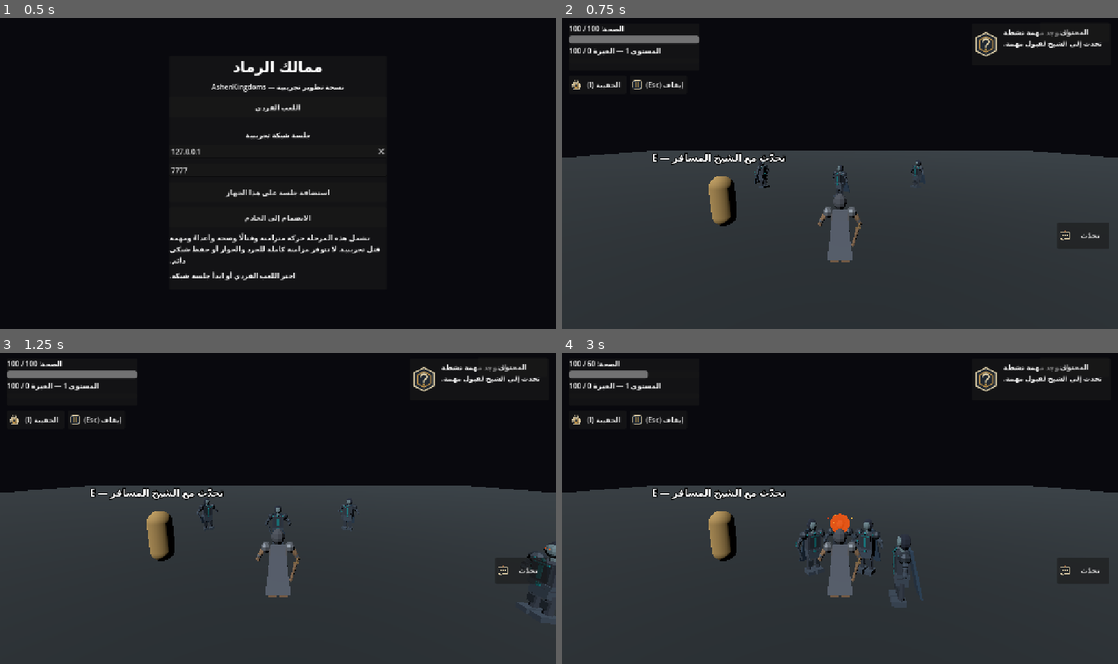
Above: before the commit, frames 1-4 (two rows, left to right).
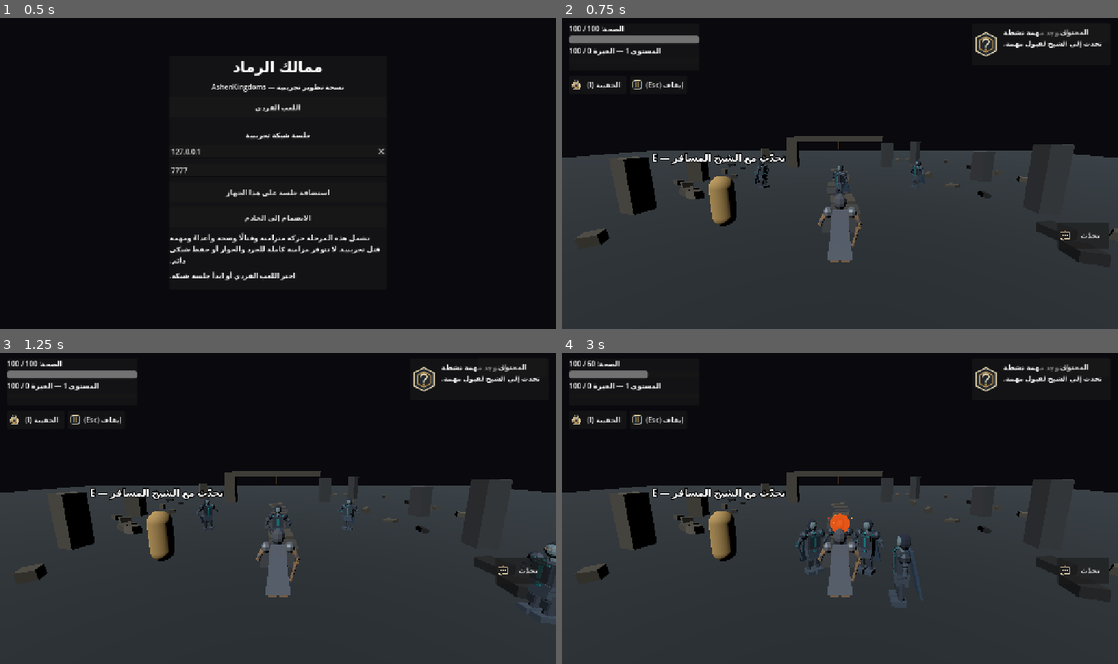
Above: after the commit, the same moments.

Repository: areagleegy/AshenKingdoms
Game: Godot game, scene res://scenes/ui/MainMenu.tscn
The game is run twice, just before and just after one commit, with the same random seed, the same clock (stepped at 60 frames per second) and the same inputs. Sound files missing from this copy of the repository are replaced by a short silence.
Inputs:
- Up to frame 1 (0.5 s): no input
- Up to frame 2 (0.75 s): click "اللعب الفردي" at 0.5 s
- Up to frame 3 (1.25 s): no input
- Up to frame 4 (3 s): click "المحتوى" at 1.25 s; click "تحديث الحزم" at 2 s; click "إغلاق" at 2.75 s

Frame 1 is identical in both runs. In frame 2, 2.4% of the frame differs, in the area x 2-100%, y 37-79%; in frame 3, 2.4%; in frame 4, 2.4%.

Commit message:
world: attach deterministic low-cost Ashen Ruins dressing

Diff:
--- a/scripts/core/main.gd
+++ b/scripts/core/main.gd
@@ -5,6 +5,7 @@
 const PLAYER_SCRIPT: Script = preload("res://scripts/player/player.gd")
 const PLAYER_MODEL_PATH: String = "res://assets/characters/player/player.glb"
 const ENEMY_MODEL_PATH: String = "res://assets/characters/enemies/ash_wraith.glb"
+const ASHEN_ARENA_SCRIPT: Script = preload("res://scripts/world/ashen_arena.gd")
 const CAMERA_SCRIPT: Script = preload("res://scripts/player/player_camera.gd")
 const ENEMY_SCRIPT: Script = preload("res://scripts/enemies/enemy.gd")
 const INVENTORY_SCRIPT: Script = preload("res://scripts/components/inventory.gd")
@@ -139,6 +140,11 @@
 	ground_material.roughness = 1.0
 	ground_mesh_node.material_override = ground_material
 	world.add_child(ground_mesh_node)
+
+	var arena_dressing := Node3D.new()
+	arena_dressing.name = "AshenArenaDressing"
+	arena_dressing.set_script(ASHEN_ARENA_SCRIPT)
+	world.add_child(arena_dressing)
 
 
 func _create_managers() -> void:
